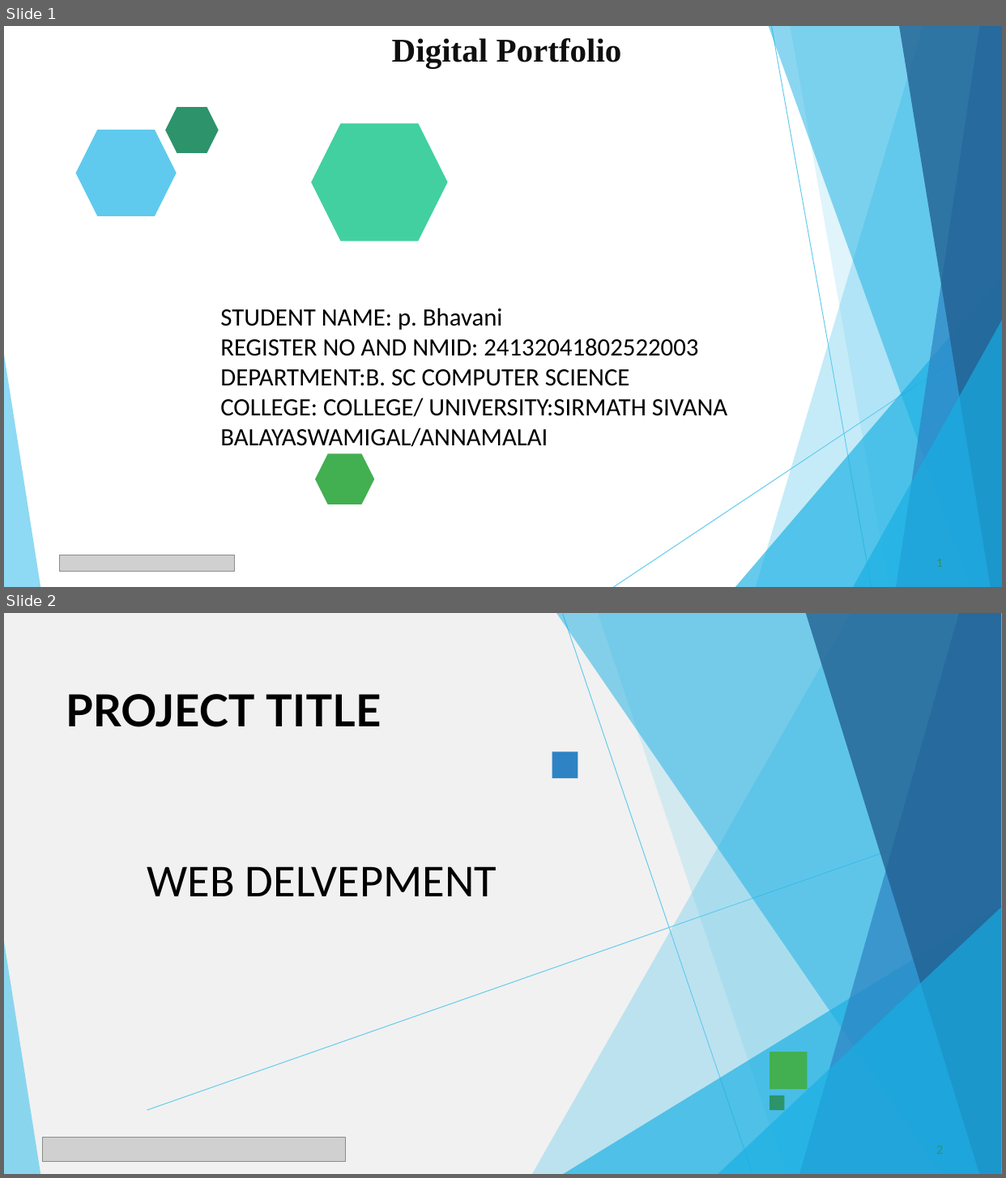
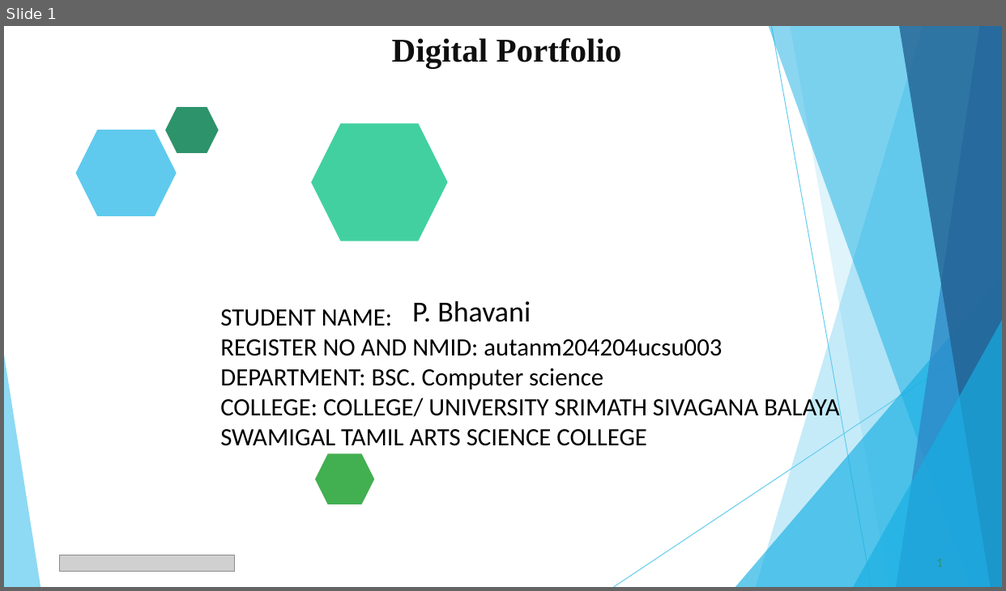
Before and after one commit to bhavani1612007-debug/Bhavani, a slide deck: PPT FWD TNSDC 2025 (2).pptx. Shown one above the other, each under a label of ours: slides 1 and 2 before the commit, slide 1 after it. The pictures are 1006x1178 and 1006x591 pixels, drawn with LibreOffice and Linux fonts; fonts in the diff are those of the drawing; grey boxes stand for pictures. Boxes give left, top, right and bottom in pixels: in the first picture for what was removed or moved away, otherwise in the second. Text is boxed around its words. In the diff, an @@ line names an element or a change of style, - is before the commit and + after.

```diff
--- a/PPT FWD TNSDC 2025 (2).pptx
+++ b/PPT FWD TNSDC 2025 (2).pptx
@@ slide 2 removed at bbox=[4, 613, 1002, 1174], background #FFFFFF @@
@@ freeform shape removed at bbox=[4, 613, 1002, 1174] @@
@@ title removed at bbox=[66, 694, 381, 727] @@
-PROJECT TITLE
@@ freeform shape removed at bbox=[552, 752, 577, 777] @@
@@ group removed at bbox=[147, 613, 1002, 1174]: 9 freeform shapes @@
-WEB DELVEPMENT
@@ freeform shape removed at bbox=[4, 942, 40, 1174] @@
@@ freeform shape removed at bbox=[769, 1052, 808, 1089] @@
@@ freeform shape removed at bbox=[769, 1096, 785, 1111] @@
@@ picture removed at bbox=[42, 1138, 345, 1161] @@
@@ page number removed at bbox=[936, 1146, 943, 1154] @@
-2
@@ slide 1 changed as well @@
@@ text at bbox=[220, 310, 839, 446]: text changed @@
-STUDENT NAME: p. Bhavani
-REGISTER NO AND NMID: 24132041802522003
-DEPARTMENT:B. SC COMPUTER SCIENCE
-COLLEGE: COLLEGE/ UNIVERSITY:SIRMATH SIVANA BALAYASWAMIGAL/ANNAMALAI
+STUDENT NAME:
+REGISTER NO AND NMID: autanm204204ucsu003
+DEPARTMENT: BSC. Computer science
+COLLEGE: COLLEGE/ UNIVERSITY SRIMATH SIVAGANA BALAYA SWAMIGAL TAMIL ARTS SCIENCE COLLEGE
@@ text added at bbox=[412, 301, 530, 322], 28 pt, text #000000 @@
+P. Bhavani
```
Also in this commit, not shown: 2 other slides changed, 8 slides added, 6 other slides removed.
